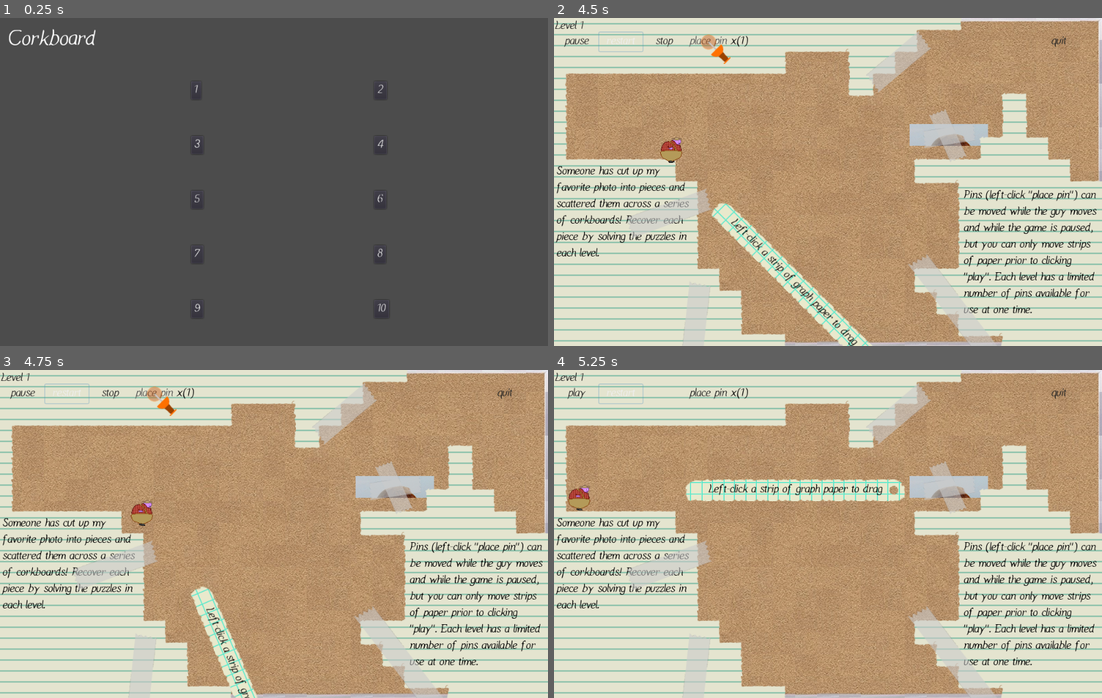
Above: before the commit, frames 1-4 (two rows, left to right).
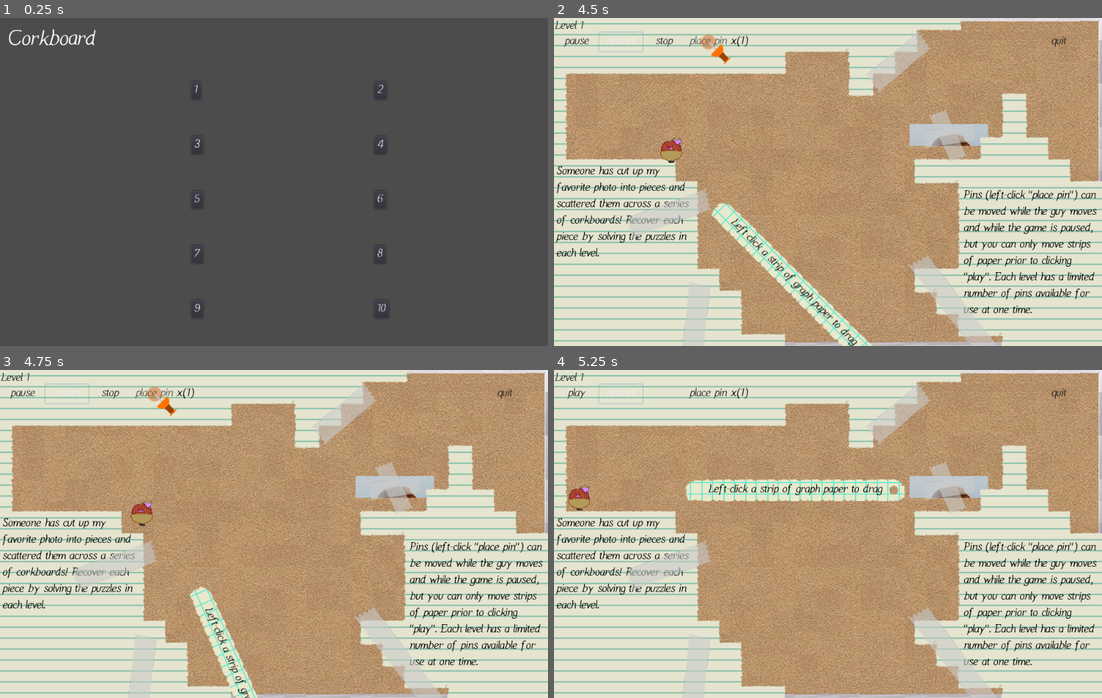
Above: after the commit, the same moments.

Repository: carsonswope/gmtk-jam
Game: Godot game, scene res://MainScene.tscn
Two runs of this game, one before a commit and one after it. Both use one fixed random seed, a clock stepped at 60 frames per second and the inputs below.
Inputs:
- Up to frame 1 (0.25 s): no input
- Up to frame 2 (4.5 s): click "1" at 0.5 s; click "restart" at 1.25 s; click "restart" at 2 s; click "restart" at 2.75 s; click "play" at 3.5 s; click "place pin" at 4.25 s
- Up to frame 3 (4.75 s): no input
- Up to frame 4 (5.25 s): click "stop" at 5 s

Frames 1-2 are identical in both runs. In frame 3, 0.5% of the frame differs, in the area x 34-47%, y 66-100%; in frame 4, nothing differs.

Commit message:
update level songs

Diff:
--- a/levels/level_1.tscn
+++ b/levels/level_1.tscn
@@ -34,6 +34,7 @@
 
 [node name="level_1" type="Node2D"]
 script = ExtResource( 2 )
+level_music = "bigbad"
 
 [node name="layout" type="Node2D" parent="."]
 pause_mode = 1
--- a/levels/level_2.tscn
+++ b/levels/level_2.tscn
@@ -35,6 +35,7 @@
 [node name="level_2" type="Node2D"]
 script = ExtResource( 2 )
 num_placeable_pins = 1
+level_music = "danger"
 
 [node name="layout" type="Node2D" parent="."]
 pause_mode = 1
--- a/levels/level_3.tscn
+++ b/levels/level_3.tscn
@@ -34,6 +34,7 @@
 
 [node name="level_3" type="Node2D"]
 script = ExtResource( 2 )
+level_music = "eight"
 
 [node name="layout" type="Node2D" parent="."]
 pause_mode = 1
--- a/levels/level_4.tscn
+++ b/levels/level_4.tscn
@@ -35,6 +35,7 @@
 
 [node name="level_4" type="Node2D"]
 script = ExtResource( 2 )
+level_music = "exploration"
 
 [node name="layout" type="Node2D" parent="."]
 pause_mode = 1
--- a/levels/level_5.tscn
+++ b/levels/level_5.tscn
@@ -34,6 +34,7 @@
 
 [node name="level_5" type="Node2D"]
 script = ExtResource( 2 )
+level_music = "percolating"
 
 [node name="layout" type="Node2D" parent="."]
 pause_mode = 1
--- a/levels/level_6.tscn
+++ b/levels/level_6.tscn
@@ -36,6 +36,7 @@
 [node name="level_6" type="Node2D"]
 script = ExtResource( 2 )
 num_placeable_pins = 1
+level_music = "specialzone"
 
 [node name="layout" type="Node2D" parent="."]
 pause_mode = 1
--- a/levels/level_7.tscn
+++ b/levels/level_7.tscn
@@ -34,6 +34,7 @@
 
 [node name="level_7" type="Node2D"]
 script = ExtResource( 2 )
+level_music = "theboard"
 
 [node name="layout" type="Node2D" parent="."]
 pause_mode = 1
--- a/levels/level_8.tscn
+++ b/levels/level_8.tscn
@@ -36,6 +36,7 @@
 [node name="level_8" type="Node2D"]
 script = ExtResource( 2 )
 num_placeable_pins = 1
+level_music = "theboard"
 
 [node name="layout" type="Node2D" parent="."]
 pause_mode = 1
--- a/levels/tutorial_2.tscn
+++ b/levels/tutorial_2.tscn
@@ -38,6 +38,7 @@
 pause_mode = 2
 z_index = -1
 script = ExtResource( 2 )
+level_music = "theboard"
 
 [node name="layout" type="Node2D" parent="."]
 pause_mode = 1
--- a/levels/tutorial_3.tscn
+++ b/levels/tutorial_3.tscn
@@ -38,6 +38,7 @@
 pause_mode = 2
 z_index = -1
 script = ExtResource( 2 )
+level_music = "percolating"
 
 [node name="layout" type="Node2D" parent="."]
 pause_mode = 1
--- a/levels/tutorial_4.tscn
+++ b/levels/tutorial_4.tscn
@@ -39,6 +39,7 @@
 z_index = -1
 script = ExtResource( 7 )
 num_placeable_pins = 1
+level_music = "bigbad"
 
 [node name="layout" type="Node2D" parent="."]
 pause_mode = 1
